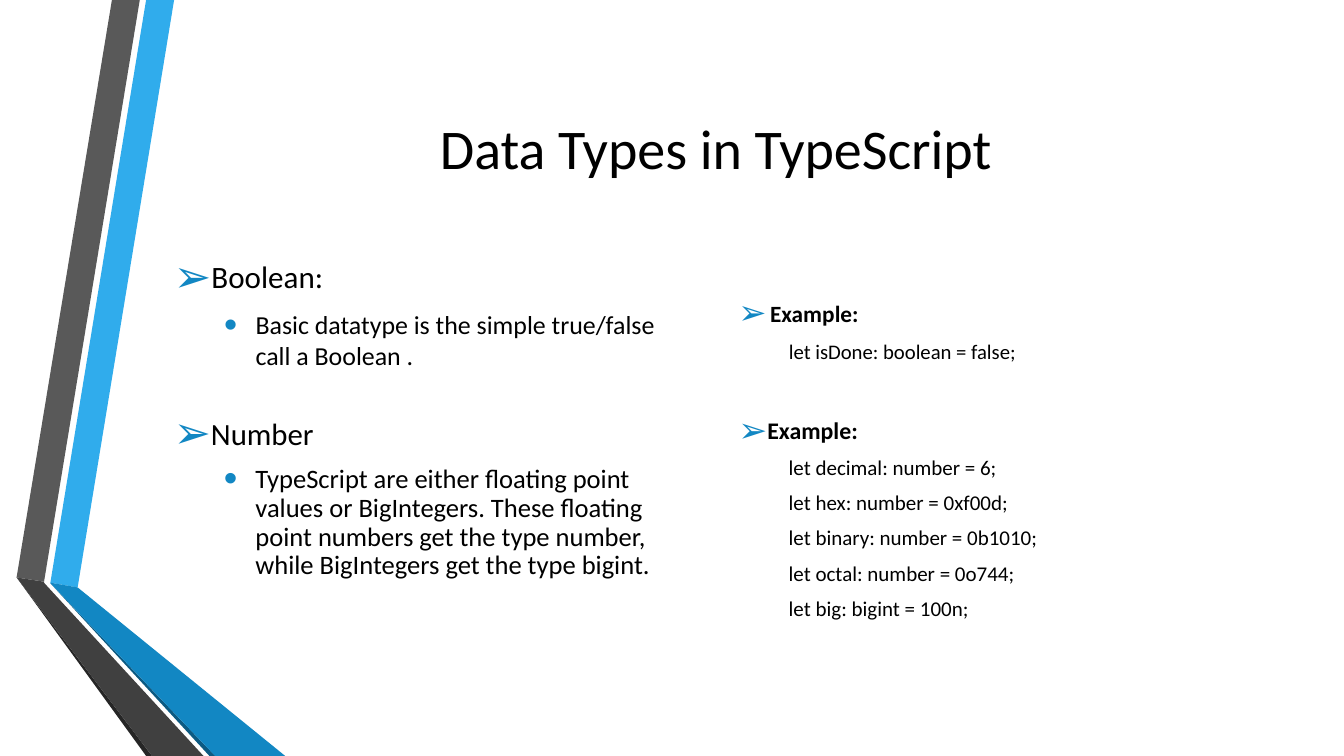
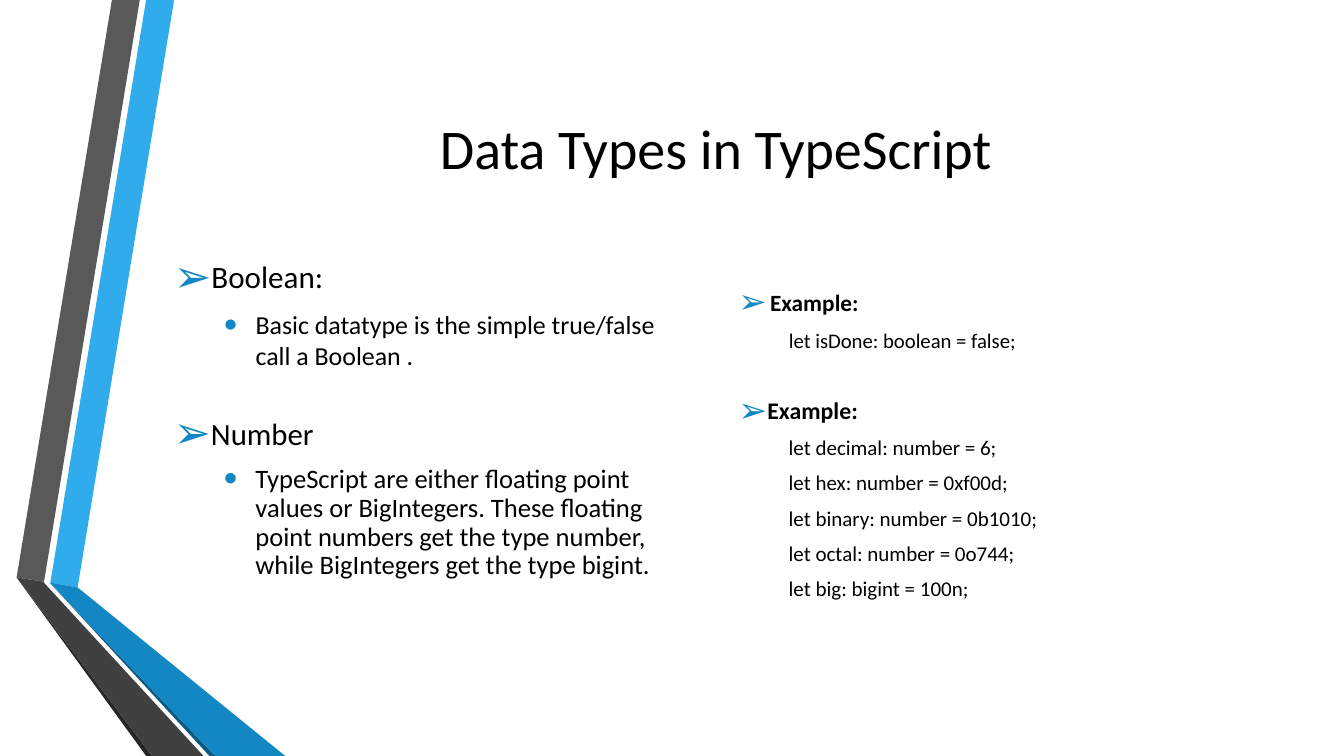
Before and after one commit to kalyank12/SoftwareParadigms, a slide deck: slide 12 of PPT/Group02-Component1.pptx. Drawn at 1344x756 pixels with LibreOffice and Linux fonts; fonts in the diff are those of the drawing; background and template pictures are left out. Boxes give left, top, right and bottom in pixels: in the first picture for what was removed or moved away, otherwise in the second. Text is boxed around its words. In the diff, an @@ line names an element or a change of style, - is before the commit and + after.

```diff
--- a/PPT/Group02-Component1.pptx
+++ b/PPT/Group02-Component1.pptx
@@ text "Example:" moved from (x1=770, y1=305, x2=1015, y2=362) to (x1=770, y1=294, x2=1015, y2=351) @@
@@ text "Example:" moved from (x1=767, y1=422, x2=1037, y2=620) to (x1=767, y1=402, x2=1037, y2=600) @@
```
Also in this commit, not shown: 2 other slides changed.
